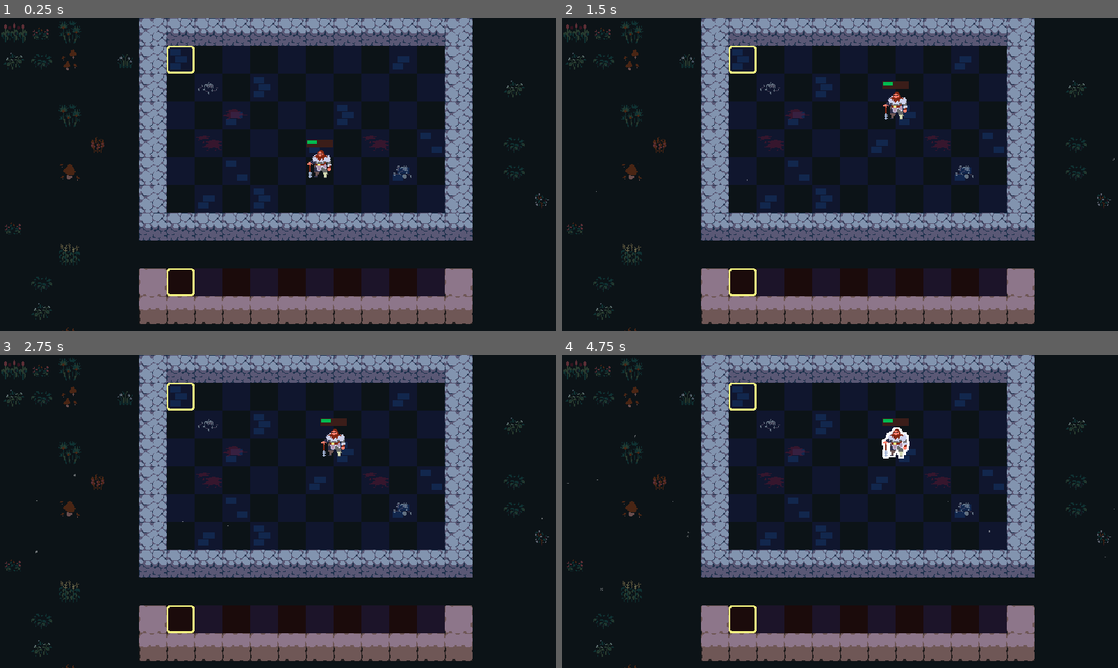
Above: before the commit, frames 1-4 (two rows, left to right).
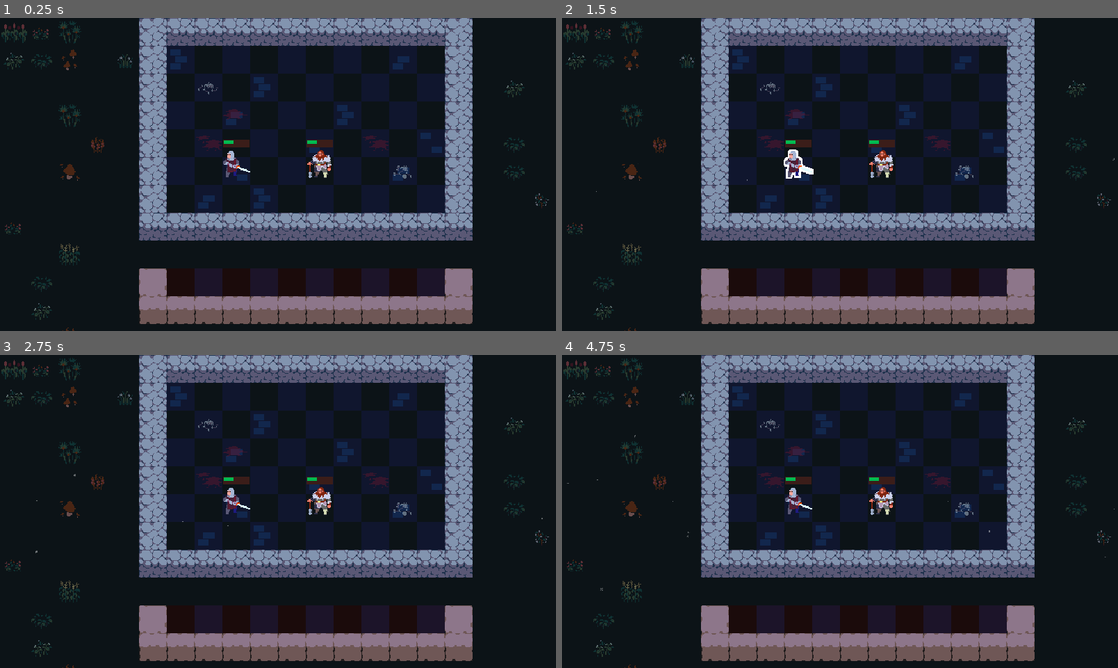
Above: after the commit, the same moments.

Repository: aaronding88/godot-game
Game: Godot game, scene res://scenes/arena.tscn
Two runs of this game, one before a commit and one after it. Both use one fixed random seed, a clock stepped at 60 frames per second and the inputs below.
Inputs (mouse positions are in pixels of both pictures, inside the frame that each line leads up to):
- Up to frame 1 (0.25 s): no input
- Up to frame 2 (1.5 s): tap Enter at 0.5 s; drag from (878, 165) to (895, 105) at 0.52 s; drag from (728, 190) to (895, 105) at 1.27 s
- Up to frame 3 (2.75 s): tap Space at 2 s; move the mouse to (333, 442) at 2.02 s; press the mouse at (333, 442) at 2.03 s
- Up to frame 4 (4.75 s): release the mouse at (895, 442) at 2.75 s; tap Enter at 2.75 s; drag from (812, 574) to (673, 464) at 2.77 s; tap Space at 3.5 s; move the mouse to (1006, 558) at 3.52 s; press the mouse at (1006, 558) at 3.53 s; release the mouse at (1006, 558) at 4.25 s; drag from (673, 464) to (895, 442) at 4.27 s

The runs differ from the first frame. In frame 1, 0.5% of the frame differs, in the area x 30-45%, y 8-89%; in frame 2, 1.3%; in frame 3, 1.1%; in frame 4, 1.3%, in the area x 30-63%, y 8-89%.

Commit message:
Add unit mover and unit snapping functionality

Diff:
--- /dev/null
+++ b/components/play_area.gd
@@ -0,0 +1,22 @@
+class_name PlayArea
+extends TileMapLayer
+
+@export var unit_grid: UnitGrid
+@export var tile_highlighter: TileHighlighter
+
+var bounds: Rect2i
+
+func _ready() -> void:
+	bounds = Rect2i(Vector2.ZERO, unit_grid.size)
+
+func get_tile_from_global(global: Vector2) -> Vector2i:
+	return local_to_map(to_local(global))
+
+func get_global_from_tile(tile: Vector2i) -> Vector2:
+	return to_global(map_to_local(tile))
+
+func get_hovered_tile() -> Vector2i:
+	return local_to_map(get_local_mouse_position())
+
+func is_tile_in_bounds(tile: Vector2i) -> bool:
+	return bounds.has_point(tile)
--- /dev/null
+++ b/components/tile_highlighter.gd
@@ -0,0 +1,31 @@
+class_name TileHighlighter
+extends Node
+
+@export var enabled: bool = true : set = _set_enabled
+@export var play_area: PlayArea
+@export var highlight_layer: TileMapLayer
+@export var tile: Vector2i
+
+@onready var source_id := play_area.tile_set.get_source_id(0)
+
+func _process(_delta: float) -> void:
+	if not enabled:
+		return
+
+	var selected_tile := play_area.get_hovered_tile()
+
+	if not play_area.is_tile_in_bounds(selected_tile):
+		highlight_layer.clear()
+		return
+
+	_update_tile(selected_tile)
+
+func _set_enabled(new_value: bool) -> void:
+	enabled = new_value
+
+	if not enabled and play_area:
+		highlight_layer.clear()
+
+func _update_tile(selected_tile: Vector2i) -> void:
+	highlight_layer.clear()
+	highlight_layer.set_cell(selected_tile, source_id, tile)
--- /dev/null
+++ b/components/unit_grid.gd
@@ -0,0 +1,49 @@
+class_name UnitGrid
+extends Node
+
+signal unit_grid_changed
+
+@export var size: Vector2i
+
+var units: Dictionary
+
+func _ready() -> void:
+	# There should be a better way to instantiate this with null values
+	for i in size.x:
+		for j in size.y:
+			units[Vector2i(i, j)] = null
+
+func add_unit(tile: Vector2i, unit: Node) -> void:
+	units[tile] = unit
+	unit_grid_changed.emit()
+
+func remove_unit(tile: Vector2i) -> void:
+	var unit := units[tile] as Node
+
+	if not unit:
+		return
+
+	units[tile] = null
+	unit_grid_changed.emit()
+
+func is_tile_occupied(tile: Vector2i) -> bool:
+	return units[tile] != null
+
+func is_grid_full() -> bool:
+	return units.keys().all(is_tile_occupied);
+
+func get_first_empty_tile() -> Vector2i:
+	for tile in units:
+		if not is_tile_occupied(tile):
+			return tile
+	# No empty tile
+	return Vector2i(-1, -1)
+
+func get_all_units() -> Array[Unit]:
+	var unit_array: Array[Unit] = []
+
+	for unit: Unit in units.values():
+		if unit:
+			unit_array.append(unit)
+
+	return unit_array
--- /dev/null
+++ b/components/unit_mover.gd
@@ -0,0 +1,76 @@
+class_name UnitMover
+extends Node
+
+@export var play_areas: Array[PlayArea]
+
+func _ready() -> void:
+	var units := get_tree().get_nodes_in_group("units")
+	for unit: Unit in units:
+		setup_unit(unit)
+
+func setup_unit(unit: Unit) -> void:
+	# TODO: Do your best to try and wrap your head around bindings
+	unit.drag_and_drop.drag_started.connect(_on_unit_drag_started.bind(unit))
+	unit.drag_and_drop.drag_canceled.connect(_on_unit_drag_canceled.bind(unit))
+	unit.drag_and_drop.dropped.connect(_on_unit_dropped.bind(unit))
+
+func _set_highlighters(enabled: bool) -> void:
+	for play_area: PlayArea in play_areas:
+		play_area.tile_highlighter.enabled = enabled
+
+func _get_play_area_for_position(global: Vector2) -> int:
+	var dropped_area_index := -1
+
+	for i in play_areas.size():
+		var tile := play_areas[i].get_tile_from_global(global)
+		if play_areas[i].is_tile_in_bounds(tile):
+			dropped_area_index = i
+
+	return dropped_area_index
+
+func _reset_unit_to_starting_position(starting_position: Vector2, unit: Unit) -> void:
+	var i := _get_play_area_for_position(starting_position)
+	var tile := play_areas[i].get_tile_from_global(starting_position)
+
+	unit.reset_after_dragging(starting_position)
+	play_areas[i].unit_grid.add_unit(tile, unit)
+
+func _move_unit(unit: Unit, play_area: PlayArea, tile: Vector2i) -> void:
+	play_area.unit_grid.add_unit(tile, unit)
+	unit.global_position = play_area.get_global_from_tile(tile) - Arena.HALF_CELL_SIZE
+	unit.reparent(play_area.unit_grid)
+
+func _on_unit_drag_started(unit: Unit) -> void:
+	_set_highlighters(true)
+
+	var i := _get_play_area_for_position(unit.global_position)
+	if i > -1:
+		var tile := play_areas[i].get_tile_from_global(unit.global_position)
+		play_areas[i].unit_grid.remove_unit(tile)
+
+func _on_unit_drag_canceled(starting_position: Vector2, unit: Unit) -> void:
+	_set_highlighters(false)
+	_reset_unit_to_starting_position(starting_position, unit)
+
+func _on_unit_dropped(starting_position: Vector2, unit: Unit) -> void:
+	_set_highlighters(false)
+
+	var old_area_index := _get_play_area_for_position(starting_position)
+	var drop_area_index := _get_play_area_for_position(unit.get_global_mouse_position())
+
+	if drop_area_index == -1:
+		_reset_unit_to_starting_position(starting_position, unit)
+		return
+
+	var old_area := play_areas[old_area_index]
+	var old_tile := old_area.get_tile_from_global(starting_position)
+	var new_area := play_areas[drop_area_index]
+	var new_tile := new_area.get_hovered_tile()
+
+	# swap units if we have to
+	if new_area.unit_grid.is_tile_occupied(new_tile):
+		var old_unit: Unit = new_area.unit_grid.units[new_tile]
+		new_area.unit_grid.remove_unit(new_tile)
+		_move_unit(old_unit, old_area, old_tile)
+
+	_move_unit(unit, new_area, new_tile)
--- a/components/velocity_based_rotation.gd
+++ b/components/velocity_based_rotation.gd
@@ -4,7 +4,7 @@
 @export var enabled: bool = true : set = _set_enabled
 @export var target: Node2D
 @export_range(0.25, 1.5) var lerp_seconds := 0.4
-@export var rotation_multiplier := 120
+@export var max_rotation_degrees := 50
 @export var x_velocity_threshold := 3.0
 
 var last_position: Vector2
@@ -13,7 +13,7 @@
 var progress: float
 var time_elapsed := 0.0
 
-func _process(delta: float) -> void:
+func _physics_process(delta: float) -> void:
 	if not enabled or not target:
 		return
 
@@ -22,7 +22,7 @@
 	progress = time_elapsed / lerp_seconds
 
 	if abs(velocity.x) > x_velocity_threshold:
-		angle = velocity.normalized().x * rotation_multiplier * delta
+		angle = velocity.normalized().x * deg_to_rad(max_rotation_degrees)
 	else:
 		angle = 0.0
 
--- /dev/null
+++ b/data/units/arthur.tres
@@ -0,0 +1,11 @@
+[gd_resource type="Resource" script_class="UnitStats" load_steps=2 format=3 uid="uid://14p3xe54mupy"]
+
+[ext_resource type="Script" uid="uid://me5bncv8qoga" path="res://data/units/unit_stats.gd" id="1_b6a51"]
+
+[resource]
+script = ExtResource("1_b6a51")
+name = "Arthur"
+rarity = 2
+gold_cost = 4
+skin_coordinates = Vector2i(4, 2)
+metadata/_custom_type_script = "uid://me5bncv8qoga"
--- a/scenes/arena.tscn
+++ b/scenes/arena.tscn
@@ -1,9 +1,14 @@
-[gd_scene load_steps=8 format=4 uid="uid://bnorr72v70psr"]
+[gd_scene load_steps=13 format=4 uid="uid://bnorr72v70psr"]
 
 [ext_resource type="TileSet" uid="uid://c0go48qum61yq" path="res://scenes/arena/tileset.tres" id="1_e05a3"]
 [ext_resource type="Script" uid="uid://di3pvr5j4c2in" path="res://scenes/arena.gd" id="1_olpmc"]
 [ext_resource type="Texture2D" uid="uid://mbxv0ayrsu3d" path="res://assets/sprites/star_particle.png" id="2_wl4x5"]
+[ext_resource type="Script" uid="uid://dbych5g0vdsm0" path="res://components/play_area.gd" id="4_4ag8t"]
+[ext_resource type="Script" uid="uid://diiyjh0avyahe" path="res://components/unit_grid.gd" id="4_7ft05"]
 [ext_resource type="PackedScene" uid="uid://cqojjfkfl4qhv" path="res://scenes/unit/unit.tscn" id="4_xdvfk"]
+[ext_resource type="Script" uid="uid://cpadr0ehvwkox" path="res://components/tile_highlighter.gd" id="6_dpxgc"]
+[ext_resource type="Resource" uid="uid://14p3xe54mupy" path="res://data/units/arthur.tres" id="8_naajo"]
+[ext_resource type="Script" uid="uid://drh5sninttxv2" path="res://components/unit_mover.gd" id="8_oexds"]
 
 [sub_resource type="Curve" id="Curve_olpmc"]
 _data = [Vector2(0, 0.04878056), 0.0, 0.0, 0, 0, Vector2(0.24439916, 1), 0.0, 0.0, 0, 0, Vector2(0.80651724, 1), 0.0, 0.0, 0, 0, Vector2(1, 0), 0.0, 0.0, 0, 0]
@@ -56,10 +61,13 @@
 lifetime = 6.0
 process_material = SubResource("ParticleProcessMaterial_7ft05")
 
-[node name="GameArea" type="TileMapLayer" parent="."]
+[node name="GameArea" type="TileMapLayer" parent="." node_paths=PackedStringArray("unit_grid", "tile_highlighter")]
 position = Vector2(192, 32)
 tile_map_data = PackedByteArray("AAAAAAAAAAADAAwAAAAAAAIAAAAAAAwAAAAAAAQAAAAAAAwAAAABAAEAAAAAAAwAAAABAAMAAAAAAAwAAAABAA …(400 unchanged characters)…
 tile_set = ExtResource("1_e05a3")
+script = ExtResource("4_4ag8t")
+unit_grid = NodePath("ArenaUnitGrid")
+tile_highlighter = NodePath("TileHighlighter")
 metadata/_edit_group_ = true
 metadata/_edit_lock_ = true
 
@@ -72,10 +80,23 @@
 tile_map_data = PackedByteArray("AAAAAAAAAAADAAAAAAA=")
 tile_set = ExtResource("1_e05a3")
 
-[node name="Bench" type="TileMapLayer" parent="."]
+[node name="ArenaUnitGrid" type="Node2D" parent="GameArea"]
+script = ExtResource("4_7ft05")
+size = Vector2i(4, 6)
+
+[node name="TileHighlighter" type="Node" parent="GameArea" node_paths=PackedStringArray("play_area", "highlight_layer")]
+script = ExtResource("6_dpxgc")
+play_area = NodePath("..")
+highlight_layer = NodePath("../Highlight")
+tile = Vector2i(3, 0)
+
+[node name="Bench" type="TileMapLayer" parent="." node_paths=PackedStringArray("unit_grid", "tile_highlighter")]
 position = Vector2(192, 288)
 tile_map_data = PackedByteArray("AAAAAAAAAAAAAAsAAAABAAAAAAAAAAcAAAACAAAAAAAAAAsAAAADAAAAAAAAAAcAAAAEAAAAAAAAAAsAAAAFAAAAAAAAAAcAAAAGAAAAAAAAAAsAAAAHAAAAAAAAAAcAAAAIAAAAAAAAAAsAAAAJAAAAAAAAAAcAAAA=")
 tile_set = ExtResource("1_e05a3")
+script = ExtResource("4_4ag8t")
+unit_grid = NodePath("BenchUnitGrid")
+tile_highlighter = NodePath("TileHighlighter")
 metadata/_edit_group_ = true
 metadata/_edit_lock_ = true
 
@@ -83,5 +104,23 @@
 tile_map_data = PackedByteArray("AAAAAAAAAAADAAAAAAA=")
 tile_set = ExtResource("1_e05a3")
 
-[node name="Unit" parent="." instance=ExtResource("4_xdvfk")]
+[node name="BenchUnitGrid" type="Node2D" parent="Bench"]
+script = ExtResource("4_7ft05")
+size = Vector2i(10, 1)
+
+[node name="TileHighlighter" type="Node" parent="Bench" node_paths=PackedStringArray("play_area", "highlight_layer")]
+script = ExtResource("6_dpxgc")
+play_area = NodePath("..")
+highlight_layer = NodePath("../Highlight")
+tile = Vector2i(3, 0)
+
+[node name="Bjorn" parent="." instance=ExtResource("4_xdvfk")]
 position = Vector2(352, 160)
+
+[node name="Arthur" parent="." instance=ExtResource("4_xdvfk")]
+position = Vector2(256, 160)
+stats = ExtResource("8_naajo")
+
+[node name="UnitMover" type="Node" parent="." node_paths=PackedStringArray("play_areas")]
+script = ExtResource("8_oexds")
+play_areas = [NodePath("../GameArea"), NodePath("../Bench")]
--- a/scenes/unit/unit.tscn
+++ b/scenes/unit/unit.tscn
@@ -32,7 +32,7 @@
 border_width_bottom = 1
 border_color = Color(0.23137255, 0.11372549, 0.09803922, 1)
 
-[node name="Unit" type="Area2D"]
+[node name="Unit" type="Area2D" groups=["units"]]
 script = ExtResource("1_fvc8g")
 metadata/_edit_group_ = true
 
@@ -76,7 +76,7 @@
 script = ExtResource("4_vgvef")
 target = NodePath("../Visuals/Skin")
 lerp_seconds = 0.3
-rotation_multiplier = 40
+max_rotation_degrees = 30
 
 [node name="OutlineHighlighter" type="Node2D" parent="." node_paths=PackedStringArray("visuals")]
 script = ExtResource("6_3po7s")
Not shown, added: components/play_area.gd.uid
Not shown, added: components/tile_highlighter.gd.uid
Not shown, added: components/unit_grid.gd.uid
Not shown, added: components/unit_mover.gd.uid
